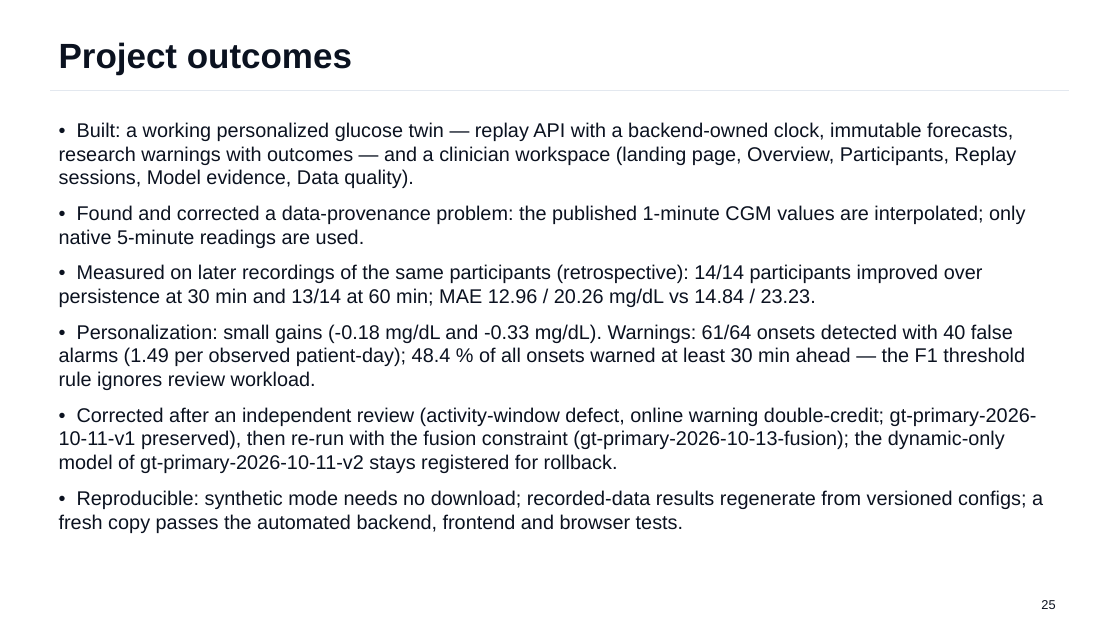
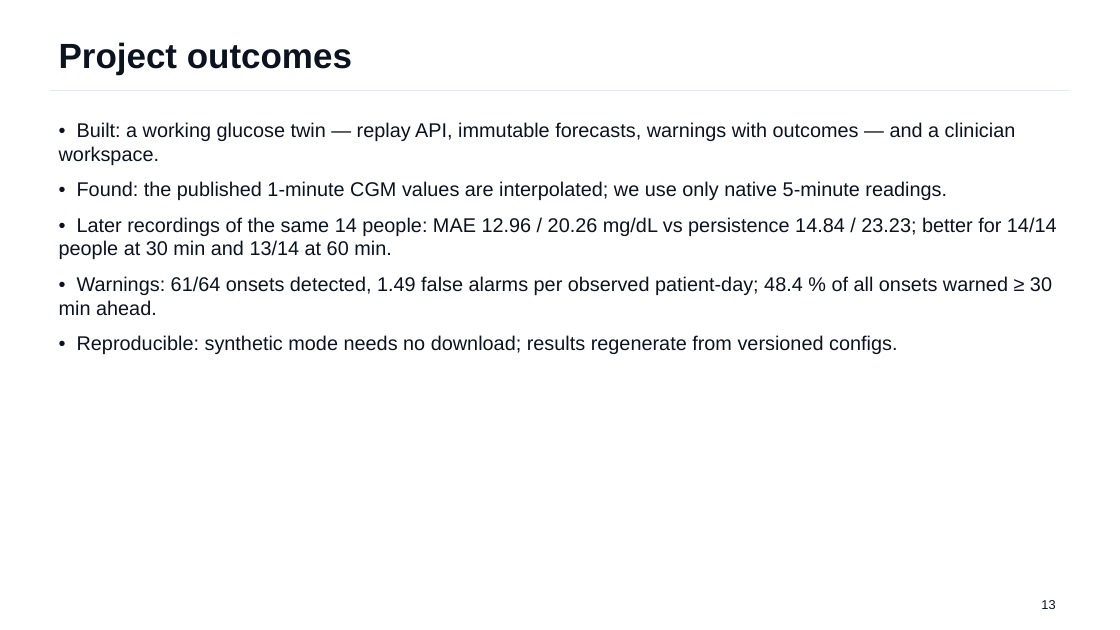
Before and after one commit to Avi36005/DigitalTwin-Challenge-Kryptonite, a slide deck: slide 13 of docs/submission/GlucoTwin_Presentation.pptx (slide 25 before the commit). Drawn at 1120x630 pixels with LibreOffice and Linux fonts; fonts in the diff are those of the drawing. Boxes give left, top, right and bottom in pixels: in the first picture for what was removed or moved away, otherwise in the second. Text is boxed around its words. In the diff, an @@ line names an element or a change of style, - is before the commit and + after.

```diff
--- a/docs/submission/GlucoTwin_Presentation.pptx
+++ b/docs/submission/GlucoTwin_Presentation.pptx
@@ text at [59, 122, 1057, 354]: text changed @@
-• Built: a working personalized glucose twin — replay API with a backend-owned clock, immutable forecasts, research warnings with outcomes — and a clinician workspace (landing page, Overview, Participants, Replay sessions, Model evidence, Data quality).
-• Found and corrected a data-provenance problem: the published 1-minute CGM values are interpolated; only native 5-minute readings are used.
-• Measured on later recordings of the same participants (retrospective): 14/14 participants improved over persistence at 30 min and 13/14 at 60 min; MAE 12.96 / 20.26 mg/dL vs 14.84 / 23.23.
-• Personalization: small gains (-0.18 mg/dL and -0.33 mg/dL). Warnings: 61/64 onsets detected with 40 false alarms (1.49 per observed patient-day); 48.4 % of all onsets warned at least 30 min ahead — the F1 threshold rule ignores review workload.
-• Corrected after an independent review (activity-window defect, online warning double-credit; gt-primary-2026-10-11-v1 preserved), then re-run with the fusion constraint (gt-primary-2026-10-13-fusion); the dynamic-only model of gt-primary-2026-10-11-v2 stays registered for rollback.
-• Reproducible: synthetic mode needs no download; recorded-data results regenerate from versioned configs; a fresh copy passes the automated backend, frontend and browser tests.
+• Built: a working glucose twin — replay API, immutable forecasts, warnings with outcomes — and a clinician workspace.
+• Found: the published 1-minute CGM values are interpolated; we use only native 5-minute readings.
+• Later recordings of the same 14 people: MAE 12.96 / 20.26 mg/dL vs persistence 14.84 / 23.23; better for 14/14 people at 30 min and 13/14 at 60 min.
+• Warnings: 61/64 onsets detected, 1.49 false alarms per observed patient-day; 48.4 % of all onsets warned ≥ 30 min ahead.
+• Reproducible: synthetic mode needs no download; results regenerate from versioned configs.
@@ text at [1041, 600, 1055, 609]: text changed @@
-25
+13
```
Also in this commit, not shown: 8 other slides changed, 13 slides removed, 39 other files.
